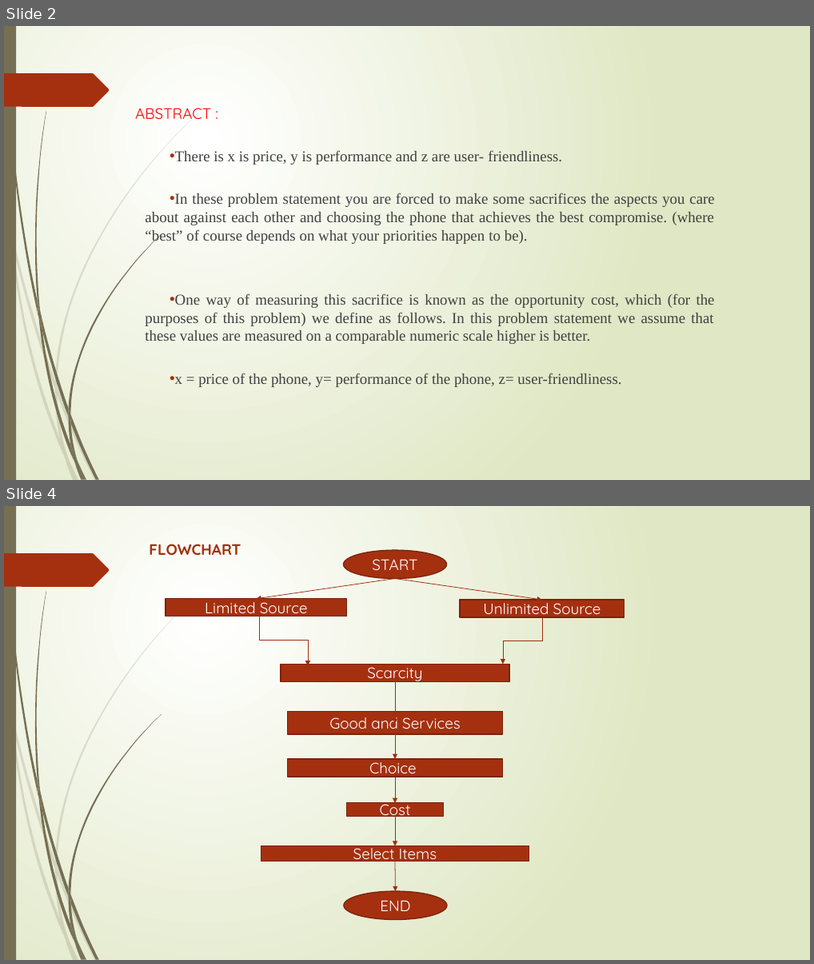
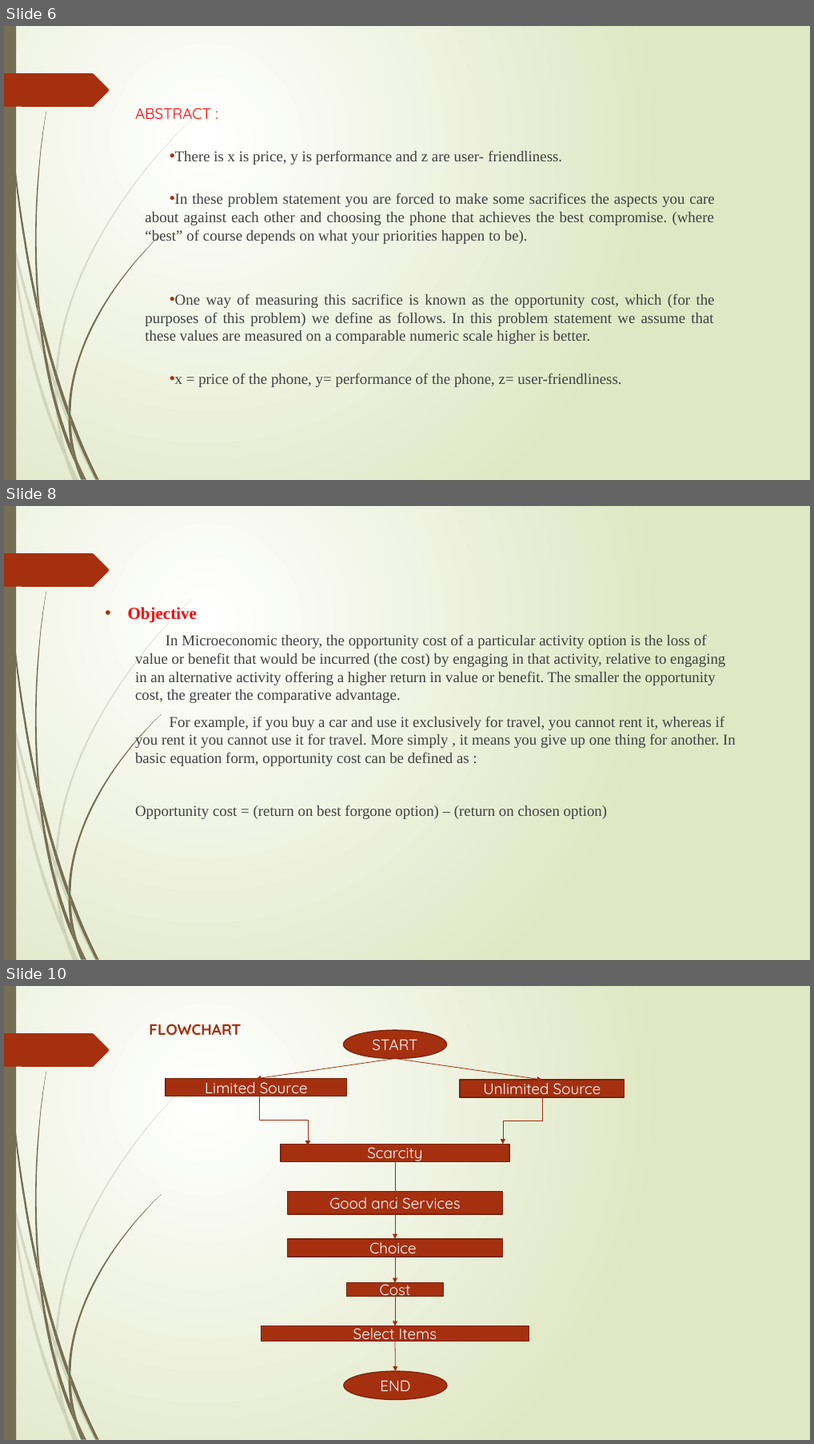
Before and after one commit to shantu03/trial, a slide deck: MINI Project PPT.pptx. Shown one above the other, each under a label of ours: slides 2 and 4 before the commit, slides 6, 8 and 10 after it; the slides between them are not shown. The pictures are 814x964 and 814x1444 pixels, drawn with LibreOffice and Linux fonts; fonts in the diff are those of the drawing. Boxes give left, top, right and bottom in pixels: in the first picture for what was removed or moved away, otherwise in the second. Text is boxed around its words. In the diff, an @@ line names an element or a change of style, - is before the commit and + after.

```diff
--- a/MINI Project PPT.pptx
+++ b/MINI Project PPT.pptx
@@ slide 8 added at [4,506,810,960], background gradient #FFFFFF to #DFE8C4; not listed: 24 template elements that a slide beside it also shows @@
@@ text added at [128,607,736,819], 18 pt, text #404040 @@
+• Objective
+  In Microeconomic theory, the opportunity cost of a particular activity option is the loss of value or benefit that would be incurred (the cost) by engaging in that activity, relative to engaging in an alternative activity offering a higher return in value or benefit. The smaller the opportunity cost, the greater the comparative advantage.
+  For example, if you buy a car and use it exclusively for travel, you cannot rent it, whereas if you rent it you cannot use it for travel. More simply , it means you give up one thing for another. In basic equation form, opportunity cost can be defined as :
+  Opportunity cost = (return on best forgone option) – (return on chosen option)
@@ what was slide 2 is now slide 6 @@
@@ what was slide 4 is now slide 10 @@
```
Also in this commit, not shown: 2 slides changed, 6 other slides added, 2 slides removed, 3 other files.
